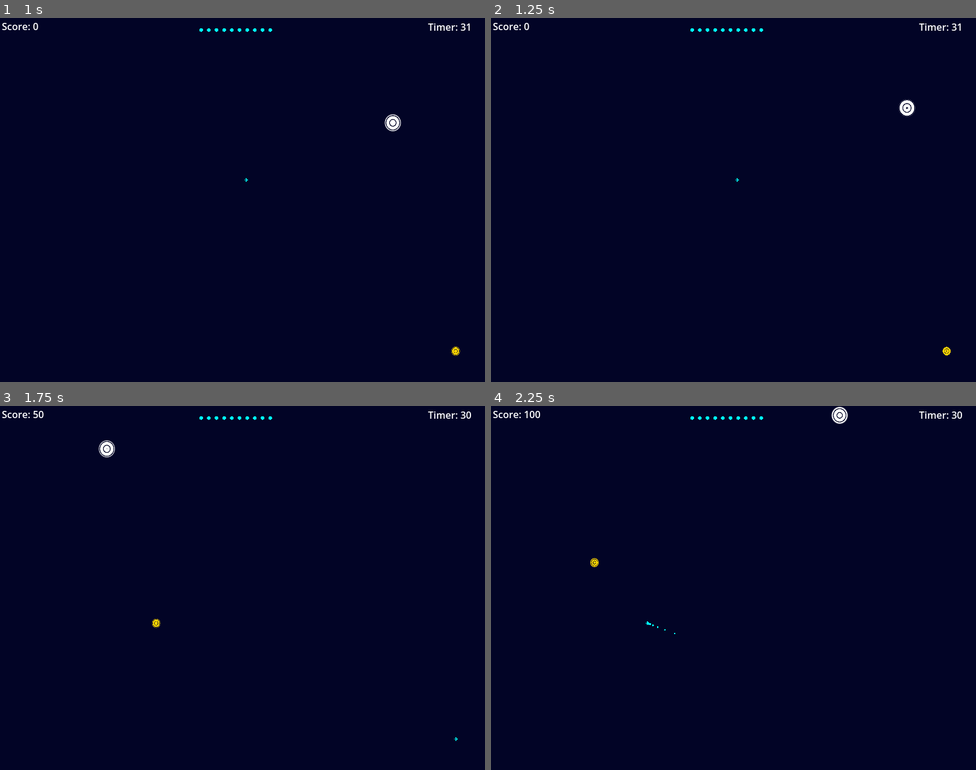
Above: before the commit, frames 1-4 (two rows, left to right).
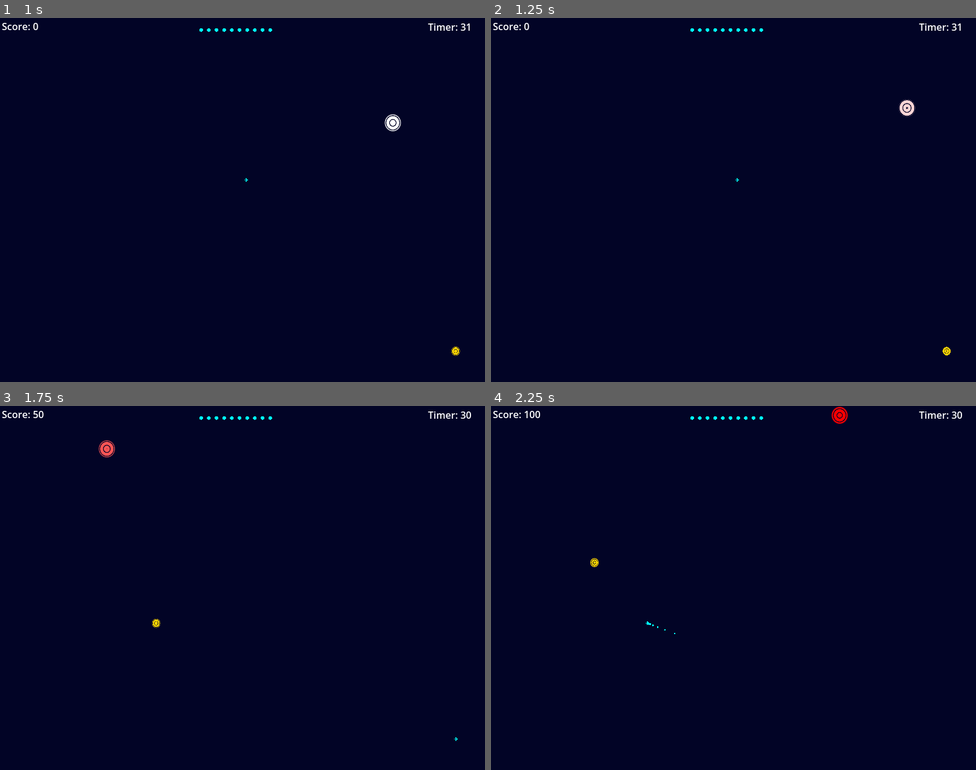
Above: after the commit, the same moments.

Repository: beki-github/speed-click
Game: Godot game, scene res://scenes/game.tscn
The game is run twice, just before and just after one commit, with the same random seed, the same clock (stepped at 60 frames per second) and the same inputs.
Inputs (mouse positions are in pixels of both pictures, inside the frame that each line leads up to):
- Up to frame 1 (1 s): click "start" at 0.5 s
- Up to frame 2 (1.25 s): no input
- Up to frame 3 (1.75 s): move the mouse to (455, 737) at 1.27 s
- Up to frame 4 (2.25 s): move the mouse to (646, 624) at 2.02 s

Frame 1 is identical in both runs. In frame 2, less than 0.1% of the frame differs, in the area x 84-88%, y 22-27%; in frame 3, 0.1%; in frame 4, 0.1%, in the area x 70-74%, y 0-5%.

Commit message:
added fixed the Z index of the tail, added animation for ball loading to avoid instant collison after load

Diff:
--- a/default_bus_layout.tres
+++ b/default_bus_layout.tres
@@ -13,7 +13,7 @@
 resource_name = "PitchShift"
 
 [resource]
-bus/0/volume_db = -4.21095
+bus/0/volume_db = -3.058527
 bus/0/effect/0/effect = SubResource("AudioEffectReverb_g28q7")
 bus/0/effect/0/enabled = false
 bus/0/effect/1/effect = SubResource("AudioEffectPitchShift_j3pel")
@@ -22,7 +22,7 @@
 bus/1/solo = false
 bus/1/mute = false
 bus/1/bypass_fx = false
-bus/1/volume_db = -5.2457333
+bus/1/volume_db = -2.7924538
 bus/1/send = &"Master"
 bus/1/effect/0/effect = SubResource("AudioEffectReverb_j3pel")
 bus/1/effect/0/enabled = false
--- a/scenes/ball.tscn
+++ b/scenes/ball.tscn
@@ -1,7 +1,7 @@
 [gd_scene format=3 uid="uid://ibckfgb71ekg"]
 
 [ext_resource type="Script" uid="uid://dwlnbrpnkxsrk" path="res://scripts/ball.gd" id="1_cxlvu"]
-[ext_resource type="Shader" uid="uid://ch8m8l5ax7yg3" path="res://shaders/circle.gdshader" id="2_cxlvu"]
+[ext_resource type="Shader" uid="uid://blu68anbiroqc" path="res://shaders/ball.gdshader" id="2_4dx81"]
 [ext_resource type="AudioStream" uid="uid://btqjjh36c7kwn" path="res://assets/sounds/bounce.wav" id="3_f7cbr"]
 [ext_resource type="AudioStream" uid="uid://ce83xef5riiu1" path="res://assets/sounds/tap.wav" id="4_4dx81"]
 
@@ -11,8 +11,11 @@
 [sub_resource type="CircleShape2D" id="CircleShape2D_f7cbr"]
 radius = 11.18034
 
-[sub_resource type="ShaderMaterial" id="ShaderMaterial_f7cbr"]
-shader = ExtResource("2_cxlvu")
+[sub_resource type="ShaderMaterial" id="ShaderMaterial_eew57"]
+shader = ExtResource("2_4dx81")
+shader_parameter/color_r = 1.0
+shader_parameter/color_g = 1.0
+shader_parameter/color_b = 1.0
 
 [sub_resource type="Animation" id="Animation_eew57"]
 length = 0.001
@@ -136,6 +139,115 @@
 &"hit_animation": SubResource("Animation_jj7gd")
 }
 
+[sub_resource type="Animation" id="Animation_4dx81"]
+length = 0.001
+tracks/0/type = "value"
+tracks/0/imported = false
+tracks/0/enabled = true
+tracks/0/path = NodePath("ColorRect:material:shader_parameter/color_r")
+tracks/0/interp = 1
+tracks/0/loop_wrap = true
+tracks/0/keys = {
+"times": PackedFloat32Array(0),
+"transitions": PackedFloat32Array(1),
+"update": 0,
+"values": [1.0]
+}
+tracks/1/type = "value"
+tracks/1/imported = false
+tracks/1/enabled = true
+tracks/1/path = NodePath("ColorRect:material:shader_parameter/color_g")
+tracks/1/interp = 1
+tracks/1/loop_wrap = true
+tracks/1/keys = {
+"times": PackedFloat32Array(0),
+"transitions": PackedFloat32Array(1),
+"update": 0,
+"values": [1.0]
+}
+tracks/2/type = "value"
+tracks/2/imported = false
+tracks/2/enabled = true
+tracks/2/path = NodePath("ColorRect:material:shader_parameter/color_b")
+tracks/2/interp = 1
+tracks/2/loop_wrap = true
+tracks/2/keys = {
+"times": PackedFloat32Array(0),
+"transitions": PackedFloat32Array(1),
+"update": 0,
+"values": [1.0]
+}
+tracks/3/type = "value"
+tracks/3/imported = false
+tracks/3/enabled = true
+tracks/3/path = NodePath("Area2D/CollisionShape2D:disabled")
+tracks/3/interp = 1
+tracks/3/loop_wrap = true
+tracks/3/keys = {
+"times": PackedFloat32Array(0),
+"transitions": PackedFloat32Array(1),
+"update": 1,
+"values": [true]
+}
+
+[sub_resource type="Animation" id="Animation_fwo8l"]
+resource_name = "on_load"
+length = 1.1
+tracks/0/type = "value"
+tracks/0/imported = false
+tracks/0/enabled = true
+tracks/0/path = NodePath("ColorRect:material:shader_parameter/color_r")
+tracks/0/interp = 1
+tracks/0/loop_wrap = true
+tracks/0/keys = {
+"times": PackedFloat32Array(0, 1),
+"transitions": PackedFloat32Array(1, 1),
+"update": 0,
+"values": [1.0, 1.0]
+}
+tracks/1/type = "value"
+tracks/1/imported = false
+tracks/1/enabled = true
+tracks/1/path = NodePath("ColorRect:material:shader_parameter/color_g")
+tracks/1/interp = 1
+tracks/1/loop_wrap = true
+tracks/1/keys = {
+"times": PackedFloat32Array(0, 1),
+"transitions": PackedFloat32Array(1, 1),
+"update": 0,
+"values": [1.0, 0.0]
+}
+tracks/2/type = "value"
+tracks/2/imported = false
+tracks/2/enabled = true
+tracks/2/path = NodePath("ColorRect:material:shader_parameter/color_b")
+tracks/2/interp = 1
+tracks/2/loop_wrap = true
+tracks/2/keys = {
+"times": PackedFloat32Array(0, 1),
+"transitions": PackedFloat32Array(1, 1),
+"update": 0,
+"values": [1.0, 0.0]
+}
+tracks/3/type = "value"
+tracks/3/imported = false
+tracks/3/enabled = true
+tracks/3/path = NodePath("Area2D/CollisionShape2D:disabled")
+tracks/3/interp = 1
+tracks/3/loop_wrap = true
+tracks/3/keys = {
+"times": PackedFloat32Array(1),
+"transitions": PackedFloat32Array(1),
+"update": 1,
+"values": [false]
+}
+
+[sub_resource type="AnimationLibrary" id="AnimationLibrary_v8l5b"]
+_data = {
+&"RESET": SubResource("Animation_4dx81"),
+&"on_load": SubResource("Animation_fwo8l")
+}
+
 [node name="ball" type="CharacterBody2D" unique_id=885168186]
 script = ExtResource("1_cxlvu")
 
@@ -146,9 +258,11 @@
 
 [node name="CollisionShape2D" type="CollisionShape2D" parent="Area2D" unique_id=145771139]
 shape = SubResource("CircleShape2D_f7cbr")
+disabled = true
+one_way_collision = true
 
 [node name="ColorRect" type="ColorRect" parent="." unique_id=233728551]
-material = SubResource("ShaderMaterial_f7cbr")
+material = SubResource("ShaderMaterial_eew57")
 offset_left = -15.0
 offset_top = -15.0
 offset_right = 25.0
@@ -166,4 +280,7 @@
 position = Vector2(0, 6)
 stream = ExtResource("4_4dx81")
 
+[node name="on_load" type="AnimationPlayer" parent="." unique_id=609291375]
+libraries/ = SubResource("AnimationLibrary_v8l5b")
+
 [connection signal="area_entered" from="Area2D" to="." method="_on_area_2d_area_entered"]
--- a/scenes/tail.tscn
+++ b/scenes/tail.tscn
@@ -9,6 +9,7 @@
 shader = ExtResource("1_wne8n")
 
 [node name="tail" type="Area2D" unique_id=847818008 groups=["tail_group"]]
+z_index = 1
 
 [node name="CollisionShape2D" type="CollisionShape2D" parent="." unique_id=702861867]
 shape = SubResource("CircleShape2D_o8wpl")
--- a/scripts/ball.gd
+++ b/scripts/ball.gd
@@ -7,6 +7,7 @@
 var direction: Vector2
 var speed =1750.0
 var screen_size:Vector2
+@onready var on_load: AnimationPlayer = $on_load
 
 
 var is_hit=false
@@ -18,6 +19,7 @@
 
 
 func _ready():
+	on_load.play("on_load")
 	GlobalTimer.speed_increase.connect(_on_speed_increase)
 	direction=get_random_direction()
 	velocity=direction*speed
--- a/shaders/ball.gdshader
+++ b/shaders/ball.gdshader
@@ -1,9 +1,14 @@
 shader_type canvas_item;
 
+uniform float color_r: hint_range(0.0, 1.0, 0.1);
+uniform float color_g: hint_range(0.0, 1.0, 0.1);
+uniform float color_b: hint_range(0.0, 1.0, 0.1);
+
 const vec3 bg_color = vec3(0.008, 0.016, 0.15);
-const vec3 ring_color = vec3(1.0, 1.0, 1.0);
+
 
 void fragment() {
+	vec3 ring_color = vec3(color_r, color_g, color_b);
     vec2 centered_uv = UV * 2.0 - 1.0;
     float dist_from_center = length(centered_uv);
 
